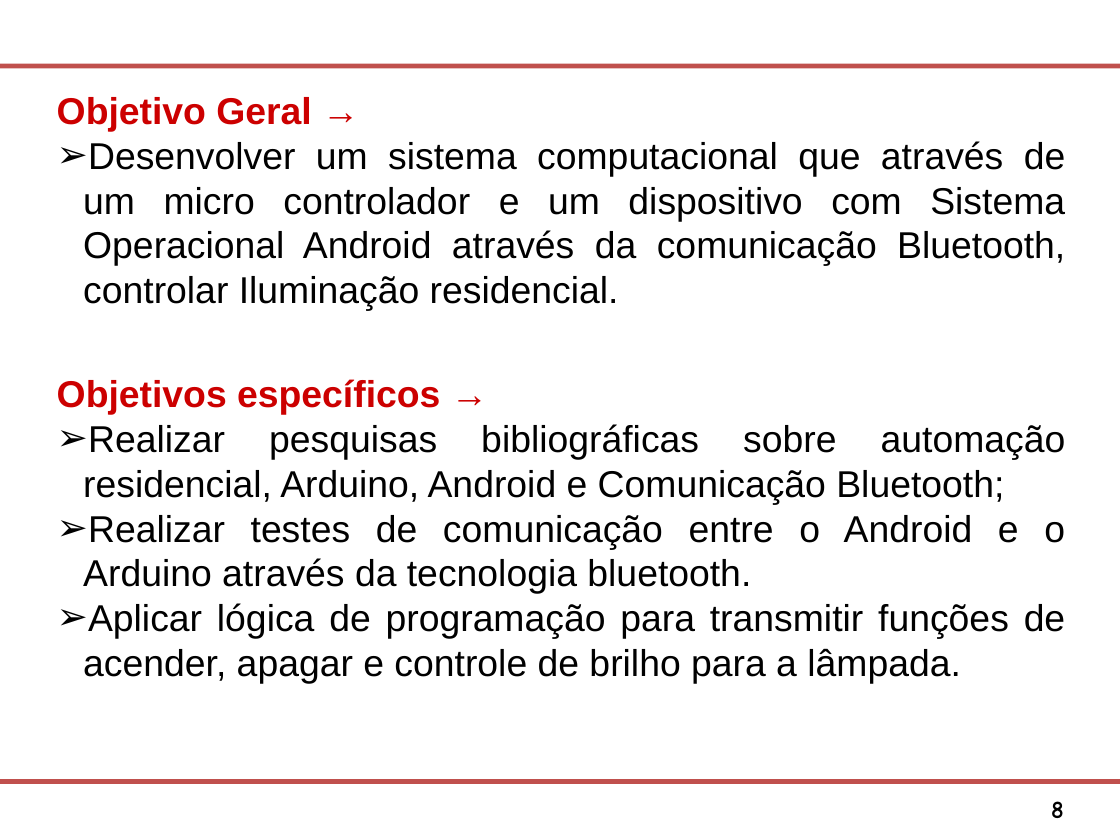
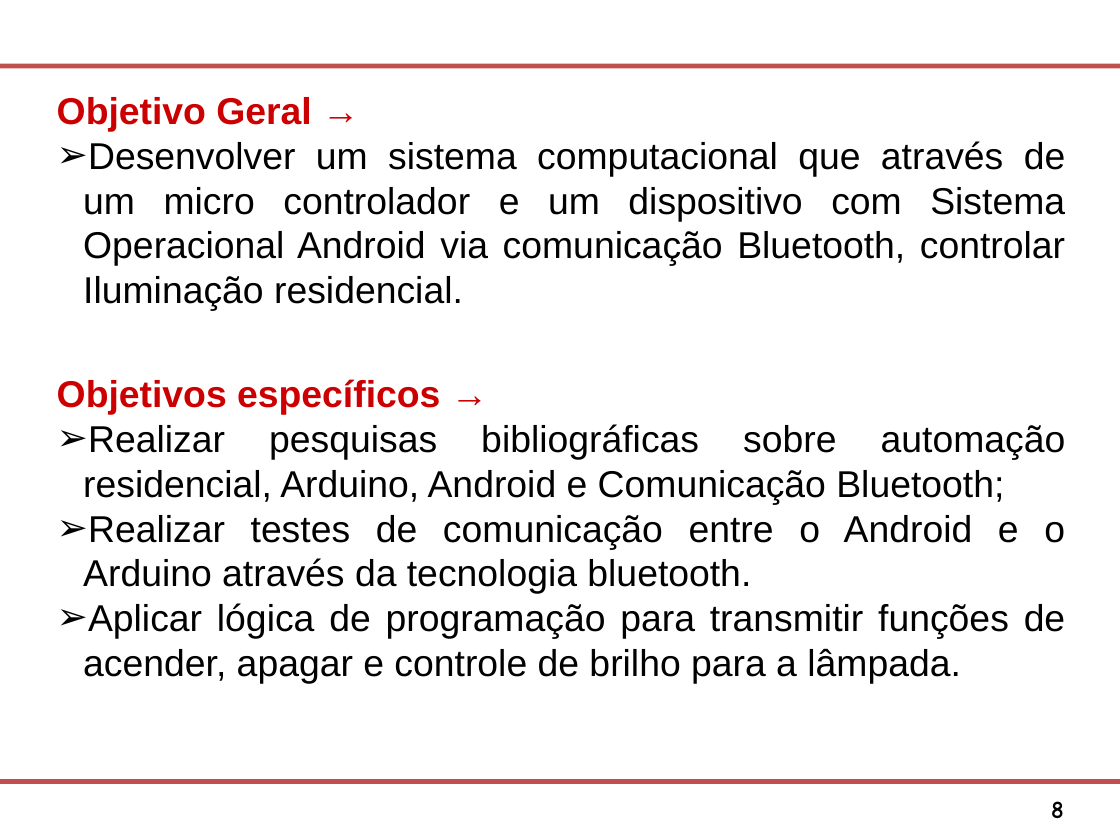
Before and after one commit to Osmar1503/TG, a slide deck: slide 8 of Modelo Apresentacao FATEC SJC.ppt. Drawn at 1120x840 pixels with LibreOffice and Linux fonts; fonts in the diff are those of the drawing; background and template pictures are left out. Boxes give left, top, right and bottom in pixels: in the first picture for what was removed or moved away, otherwise in the second. Text is boxed around its words. In the diff, an @@ line names an element or a change of style, - is before the commit and + after.

```diff
--- a/Modelo Apresentacao FATEC SJC.ppt
+++ b/Modelo Apresentacao FATEC SJC.ppt
@@ text at bbox=[83, 141, 1065, 311]: text changed @@
-➢ Desenvolver um sistema computacional que através de um micro controlador e um dispositivo com Sistema Operacional Android através da comunicação Bluetooth, controlar Iluminação residencial.
+➢ Desenvolver um sistema computacional que através de um micro controlador e um dispositivo com Sistema Operacional Android via comunicação Bluetooth, controlar Iluminação residencial.
```
Also in this commit, not shown: 24 other slides changed, 2 slides removed.
